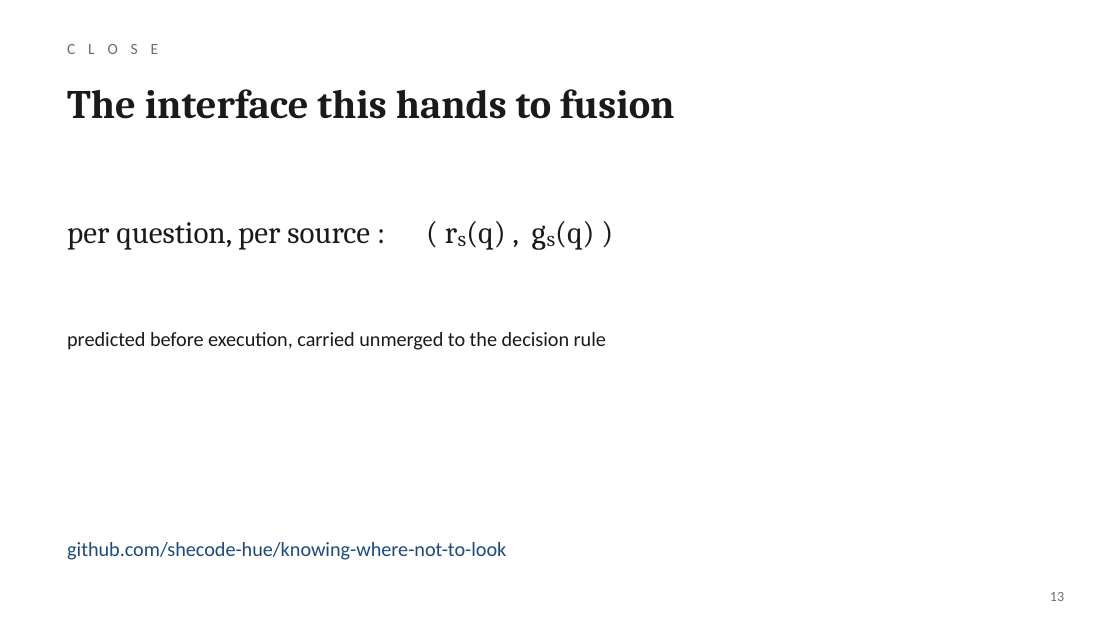
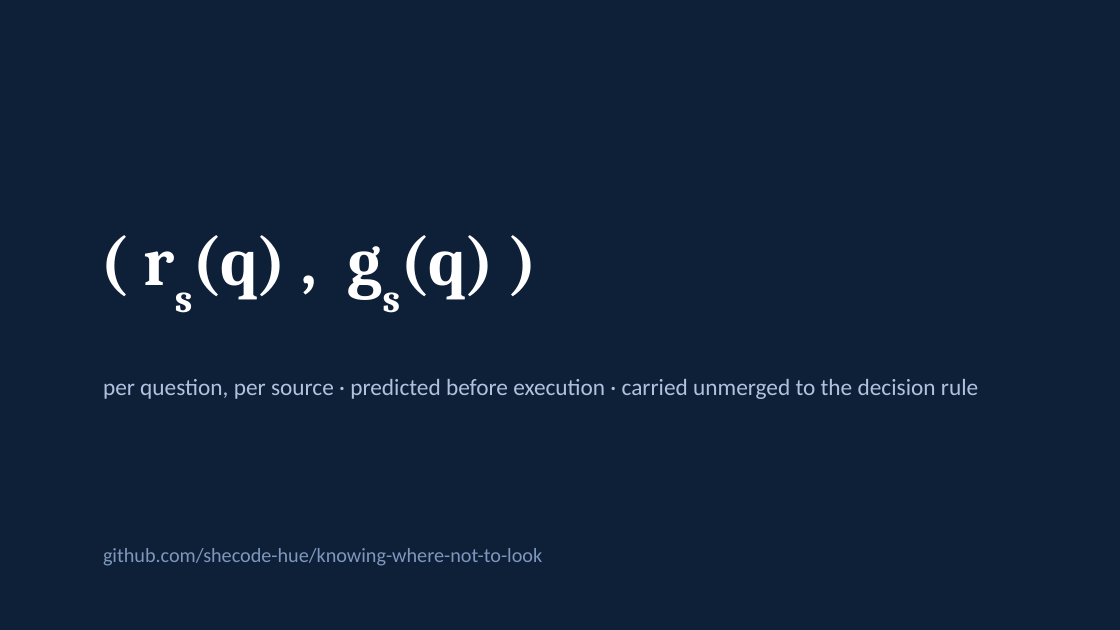
Before and after one commit to shecode-hue/knowing-where-not-to-look, a slide deck: slide 13 of presentation/knowing_where_not_to_look.pptx. Drawn at 1120x630 pixels with LibreOffice and Linux fonts; fonts in the diff are those of the drawing. Boxes give left, top, right and bottom in pixels: in the first picture for what was removed or moved away, otherwise in the second. Text is boxed around its words. In the diff, an @@ line names an element or a change of style, - is before the commit and + after.

```diff
--- a/presentation/knowing_where_not_to_look.pptx
+++ b/presentation/knowing_where_not_to_look.pptx
@@ background #FFFFFF to #0E1F38 @@
@@ text removed at [67, 89, 674, 119] @@
-The interface this hands to fusion
@@ text removed at [67, 221, 594, 250] @@
-per question, per source : ( rₛ(q) , gₛ(q) )
@@ text at [193, 235, 494, 300]: text changed; size 10 to 44 pt; font Calibri to Cambria; text colour #6C6E74 to #FFFFFF; bold on @@
-C L O S E
+( rs(q) , gs(q) )
@@ text at [103, 379, 978, 399]: text changed; size 13 to 15 pt; text colour #1A1A1C to #AFC2DE @@
-predicted before execution, carried unmerged to the decision rule
+per question, per source · predicted before execution · carried unmerged to the decision rule
@@ text "github.com/shecode-hue/knowing-where-not-to-look": place and size @@
-text "github.com/shecode-hue/knowing-where-not-to-look" at [67, 542, 506, 560]
+text "github.com/shecode-hue/knowing-where-not-to-look" at [103, 548, 542, 566]
@@ text "github.com/shecode-hue/knowing-where-not-to-look" at [103, 548, 542, 566]: text colour #1C4A80 to #7E97BC @@
@@ page number removed at [1050, 592, 1064, 601] @@
-13
```
Also in this commit, not shown: 12 other slides changed, 3 other files.
